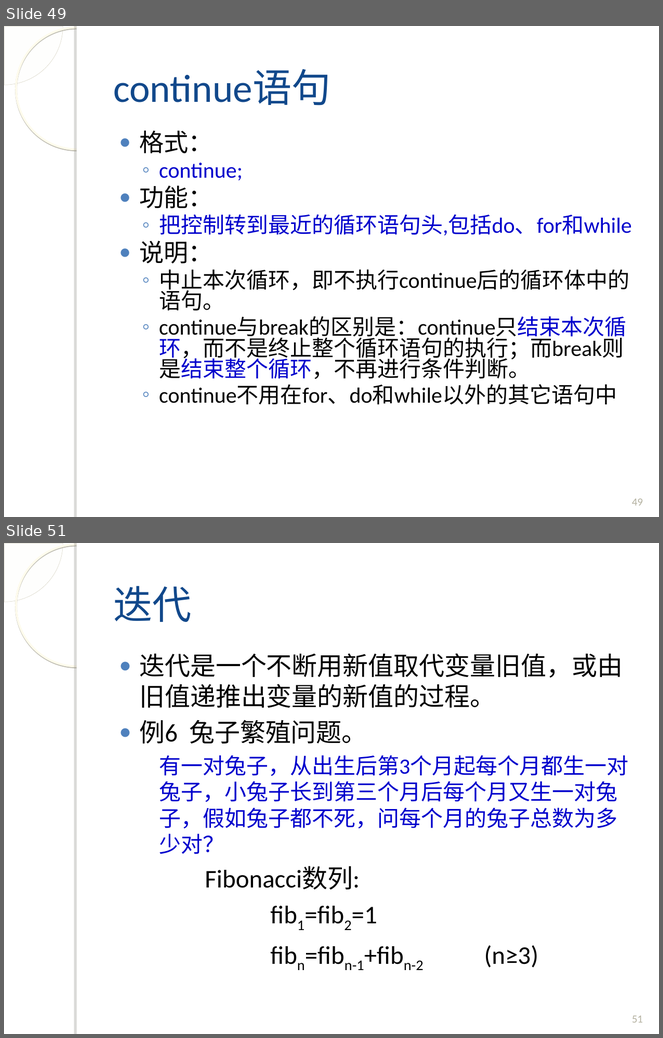
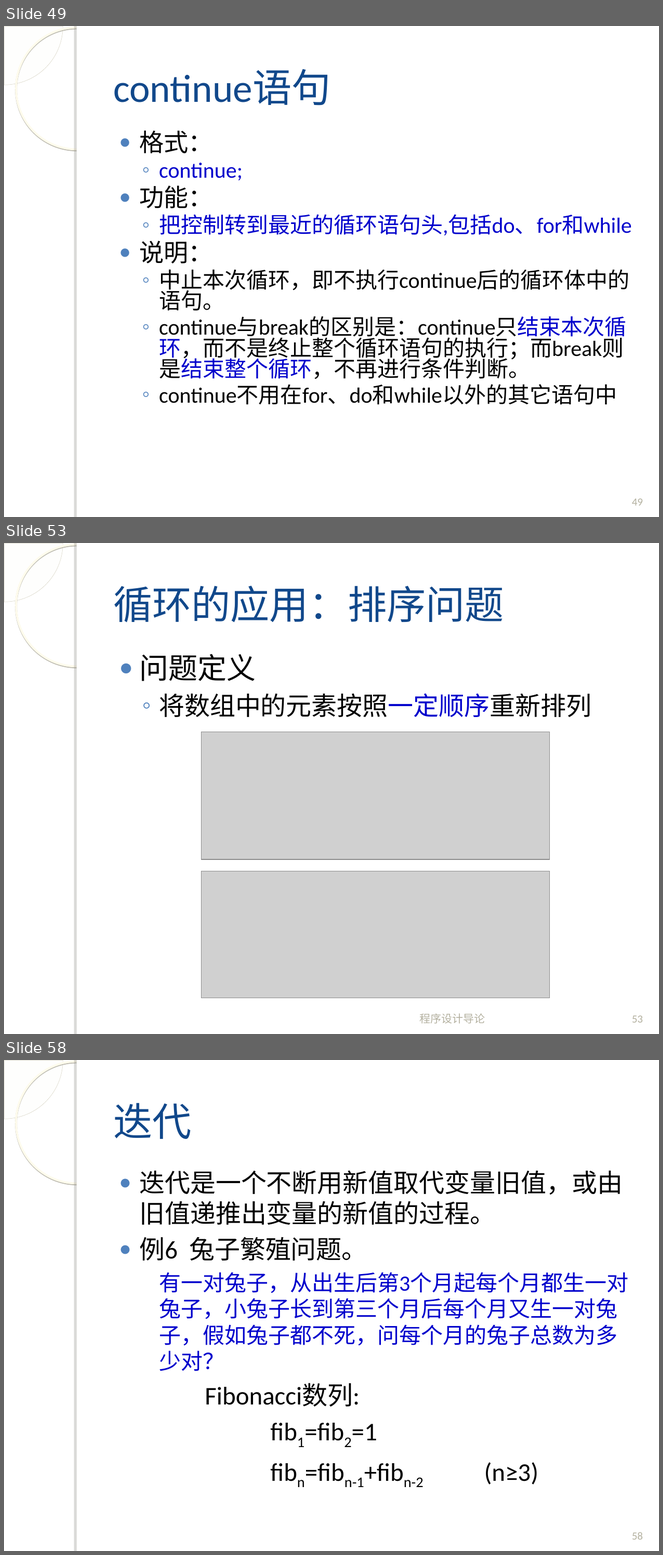
Before and after one commit to fanju1984/introduction-to-programming, a slide deck: introduction-to-programming/slides/2017/04-Control-Statement-2.ppt. Shown one above the other, each under a label of ours: slides 49 and 51 before the commit, slides 49, 53 and 58 after it; the slides between them are not shown. The pictures are 663x1038 and 663x1555 pixels, drawn with LibreOffice and Linux fonts; fonts in the diff are those of the drawing; grey boxes stand for pictures; background and template pictures are left out. Boxes give left, top, right and bottom in pixels: in the first picture for what was removed or moved away, otherwise in the second. Text is boxed around its words. In the diff, an @@ line names an element or a change of style, - is before the commit and + after.

```diff
--- a/introduction-to-programming/slides/2017/04-Control-Statement-2.ppt
+++ b/introduction-to-programming/slides/2017/04-Control-Statement-2.ppt
@@ slide 53 added at <box>4,543,659,1034</box>, background picture (left out); not listed: 4 template elements that a slide beside it also shows @@
@@ title added at <box>113,586,504,623</box>, 43 pt, text #11488B @@
+循环的应用：排序问题
@@ text added at <box>139,654,592,717</box>, 28 pt, text #000000 @@
+● 问题定义
+  ◦ 将数组中的元素按照一定顺序重新排列
@@ picture added at <box>201,732,550,860</box> @@
@@ picture added at <box>201,871,550,999</box> @@
@@ text added at <box>420,1014,486,1024</box>, 12 pt, text #B4B1A0 @@
+程序设计导论
@@ page number added at <box>632,1016,643,1023</box>, 12 pt, text #B4B1A0 @@
+53
@@ what was slide 51 is now slide 58 @@
@@ page number at <box>632,1533,643,1540</box>: text changed @@
-51
+58
```
Also in this commit, not shown: 5 slides changed, 8 other slides added, 4 slides removed, 1 other file.
